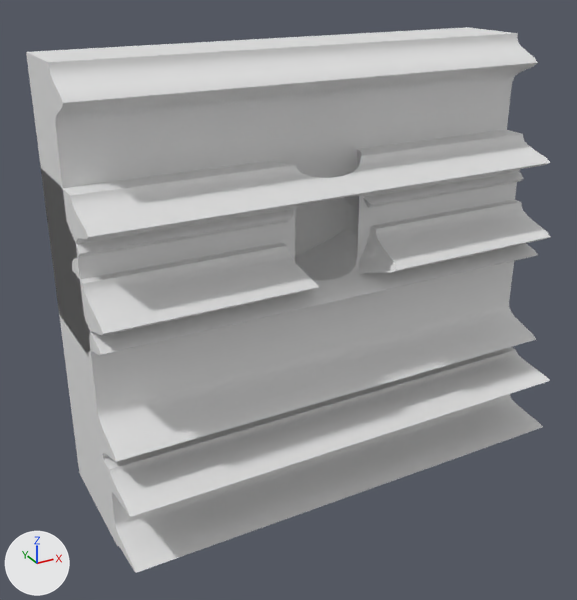
Two versions of the glTF model game/assets/props/front_lighting_trim.glb, one commit apart.
Both versions are drawn from a 50 mm lens placed at (-0.1123, -0.2109, 0.0732), pointed at (-0.0101, -0.0251, -0.0197). The lights are fixed; the arrows at lower left show +X, +Y and +Z. The picture after the commit comes second.

Objects in the first picture: 'BoredCornice_0', 'BoredCornice_1', 'BoredCornice_2', 'BoredRailBridge'.
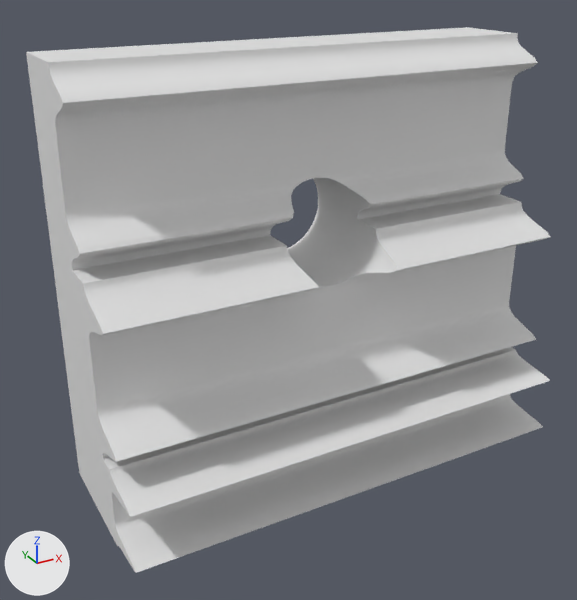
Location of each change, [x1, y1, x2, y2] in pixels of the pictures (577 x 600 px):
'BoredRailBridge', deleted: before [41, 130, 550, 357]

Patch to the scene script:
```diff
--- a/game/assets/props/front_lighting_trim.glb.py
+++ b/game/assets/props/front_lighting_trim.glb.py
@@ ob_boredrailbridge @@
-ob_boredrailbridge = bpy.data.objects.new('BoredRailBridge', me_beadedtrim_001)
-ob_boredrailbridge.location = (0.0, -0.021, 0.0)
```
